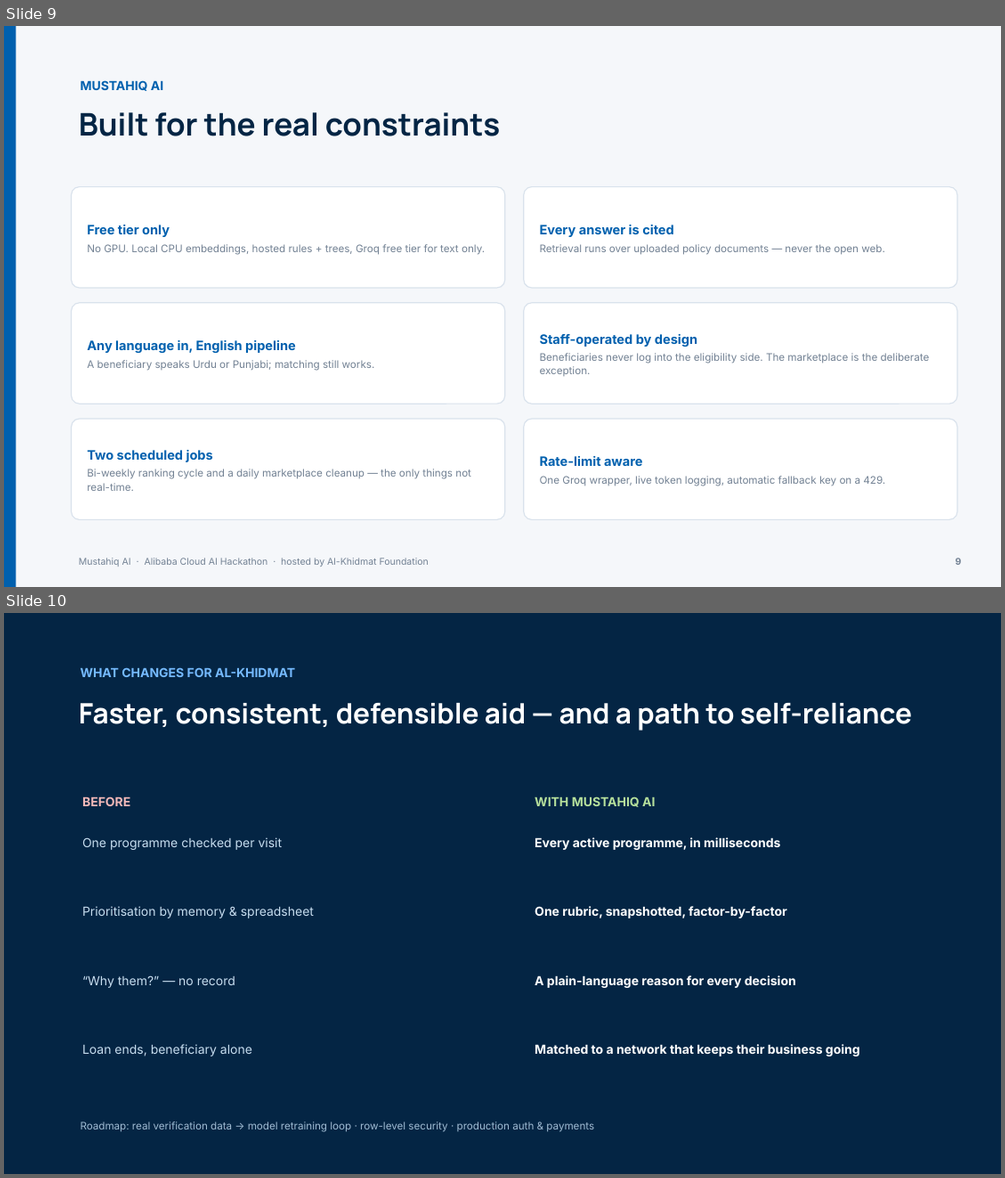
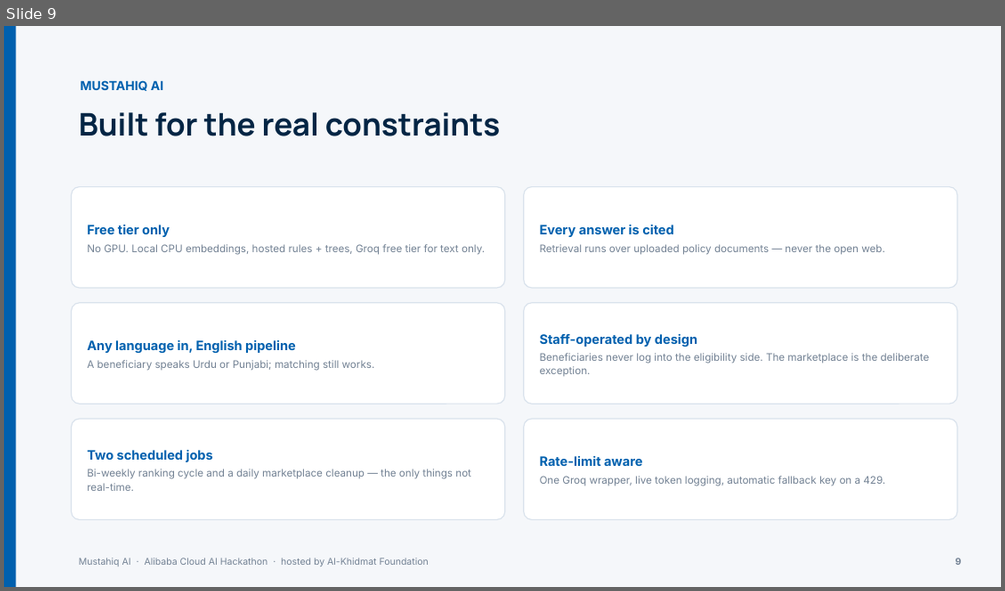
Before and after one commit to zobiahussain/mustahiq-ai, a slide deck: submission/Mustahiq_AI_Presentation.pptx. Shown one above the other, each under a label of ours: slides 9 and 10 before the commit, slide 9 after it. The pictures are 1005x1178 and 1005x591 pixels, drawn with LibreOffice and Linux fonts; fonts in the diff are those of the drawing. Boxes give left, top, right and bottom in pixels: in the first picture for what was removed or moved away, otherwise in the second. Text is boxed around its words. In the diff, an @@ line names an element or a change of style, - is before the commit and + after.

```diff
--- a/submission/Mustahiq_AI_Presentation.pptx
+++ b/submission/Mustahiq_AI_Presentation.pptx
@@ slide 10 removed at (4, 613, 1001, 1174), background #FFFFFF @@
@@ rectangle removed at (4, 613, 1001, 1174) @@
@@ text removed at (81, 667, 295, 677) @@
-WHAT CHANGES FOR AL-KHIDMAT
@@ text removed at (79, 703, 912, 730) @@
-Faster, consistent, defensible aid — and a path to self-reliance
@@ text removed at (82, 796, 130, 806) @@
-BEFORE
@@ text removed at (534, 796, 655, 807) @@
-WITH MUSTAHIQ AI
@@ text removed at (82, 837, 283, 850) @@
-One programme checked per visit
@@ text removed at (534, 837, 780, 850) @@
-Every active programme, in milliseconds
@@ text removed at (82, 906, 314, 918) @@
-Prioritisation by memory & spreadsheet
@@ text removed at (534, 906, 787, 918) @@
-One rubric, snapshotted, factor-by-factor
@@ text removed at (82, 975, 235, 988) @@
-“Why them?” — no record
@@ text removed at (534, 975, 796, 988) @@
-A plain-language reason for every decision
@@ text removed at (82, 1044, 252, 1056) @@
-Loan ends, beneficiary alone
@@ text removed at (534, 1044, 860, 1056) @@
-Matched to a network that keeps their business going
@@ text removed at (81, 1121, 594, 1132) @@
-Roadmap: real verification data → model retraining loop · row-level security · production auth & payments
```
Also in this commit, not shown: 1 slide changed, 2 slides added, 1 other slide removed, 2 other files.
